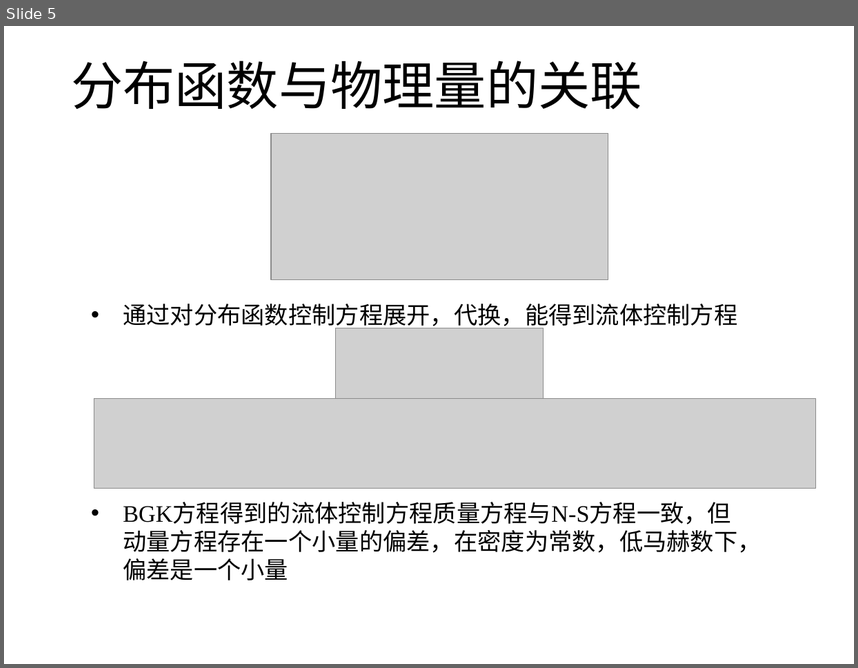
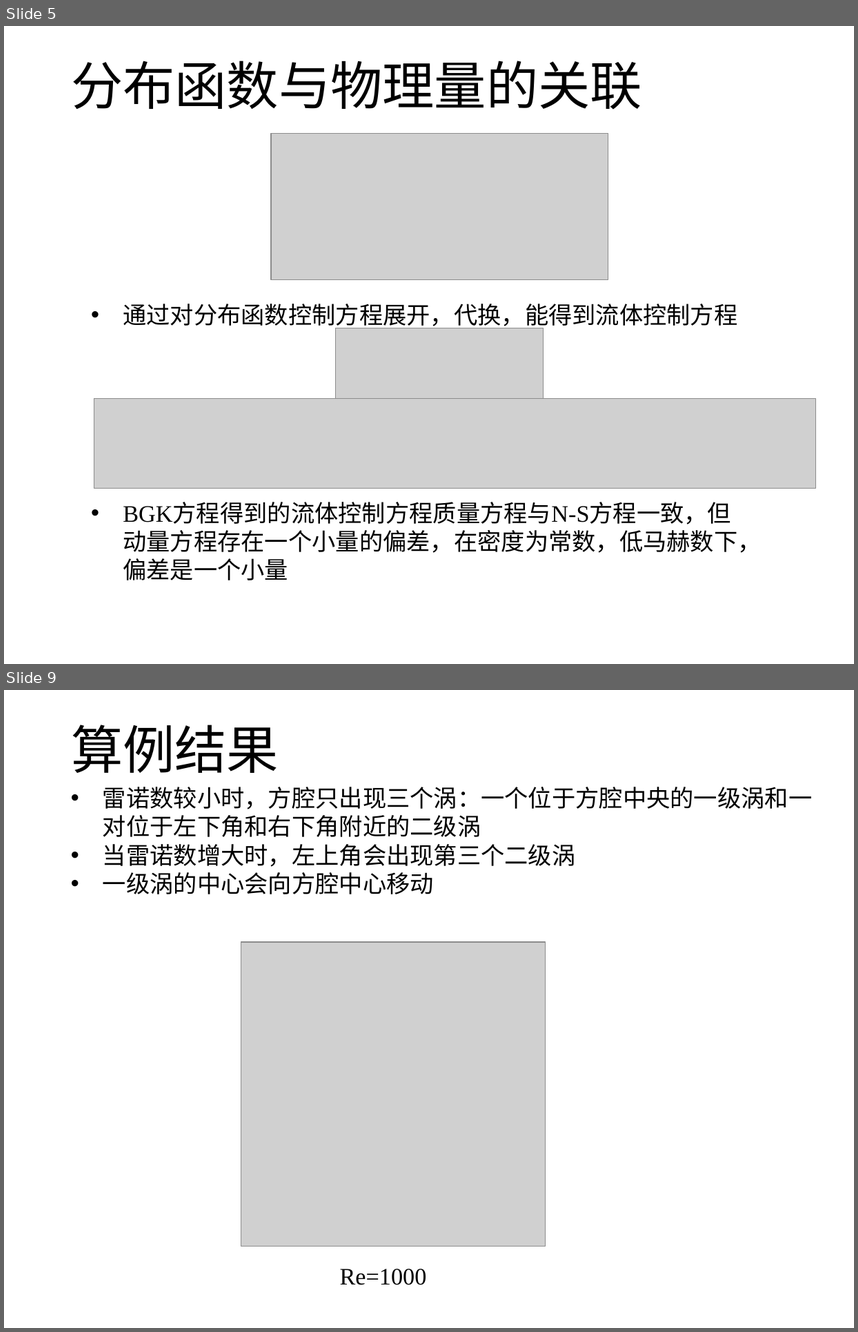
Before and after one commit to hohiroki/homework, a slide deck: NO2/bolzmann.pptx. Shown one above the other, each under a label of ours: slide 5 before the commit, slides 5 and 9 after it; the slides between them are not shown. The pictures are 858x668 and 858x1332 pixels, drawn with LibreOffice and Linux fonts; fonts in the diff are those of the drawing; grey boxes stand for pictures. Boxes give left, top, right and bottom in pixels: in the first picture for what was removed or moved away, otherwise in the second. Text is boxed around its words. In the diff, an @@ line names an element or a change of style, - is before the commit and + after.

```diff
--- a/NO2/bolzmann.pptx
+++ b/NO2/bolzmann.pptx
@@ slide 9 added at [4, 690, 854, 1328], background #FFFFFF @@
@@ title added at [71, 724, 279, 773], 44 pt, text #000000 @@
+算例结果
@@ text added at [103, 787, 812, 894], 20 pt, text #000000 @@
+• 雷诺数较小时，方腔只出现三个涡：一个位于方腔中央的一级涡和一对位于左下角和右下角附近的二级涡
+• 当雷诺数增大时，左上角会出现第三个二级涡
+• 一级涡的中心会向方腔中心移动
@@ picture added at [241, 942, 546, 1245] @@
@@ text added at [340, 1268, 427, 1285], 20 pt, text #000000 @@
+Re=1000
```
Also in this commit, not shown: 2 slides changed, 3 other slides added, 1 slide removed, 27 other files.
